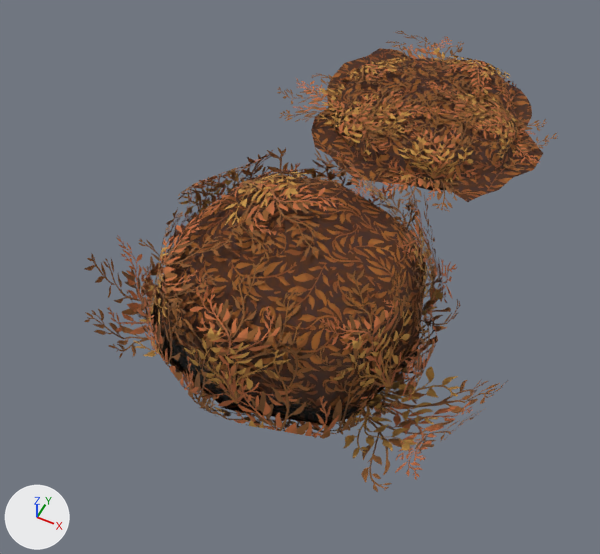
One commit to the Blender file LowPoly_Asset_Blend/Bush_small.blend: the scene before it, then after it.
Camera for both pictures: a camera (50 mm lens) standing at (3.4, -12.08, 9.52) and looking at (-0.41, -4.47, 0.0). Arrows for +X, +Y and +Z are at lower left; the lights stay in place.
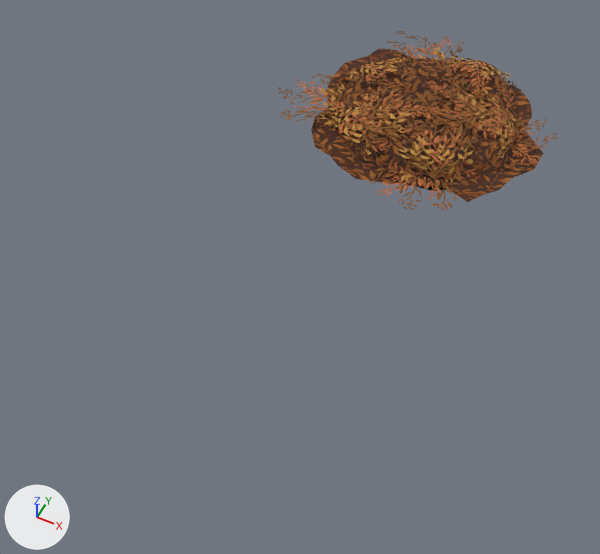
Diff of the bpy script that builds the scene:
```diff
--- a/LowPoly_Asset_Blend/Bush_small.blend.py
+++ b/LowPoly_Asset_Blend/Bush_small.blend.py
@@ ob_cube_001 @@
-ob_cube_001 = bpy.data.objects.new('Cube.001', me_cube_002)
@@ ob_plane_001 @@
-ob_plane_001 = bpy.data.objects.new('Plane.001', me_plane)
@@ ob_plane_002 @@
-ob_plane_002 = bpy.data.objects.new('Plane.002', me_plane_001)
@@ ob_plane_003 @@
-ob_plane_003 = bpy.data.objects.new('Plane.003', me_plane_002)
@@ ob_plane_004 @@
-ob_plane_004 = bpy.data.objects.new('Plane.004', me_plane_003)
@@ ob_plane_005 @@
-ob_plane_005 = bpy.data.objects.new('Plane.005', me_plane_004)
@@ ob_plane_006 @@
-ob_plane_006 = bpy.data.objects.new('Plane.006', me_plane_005)
@@ ob_plane_007 @@
-ob_plane_007 = bpy.data.objects.new('Plane.007', me_plane_006)
@@ ob_plane_008 @@
-ob_plane_008 = bpy.data.objects.new('Plane.008', me_plane_007)
@@ ob_plane_009 @@
-ob_plane_009 = bpy.data.objects.new('Plane.009', me_plane_009)
@@ ob_plane_010 @@
-ob_plane_010 = bpy.data.objects.new('Plane.010', me_plane_010)
@@ ob_plane_011 @@
-ob_plane_011 = bpy.data.objects.new('Plane.011', me_plane_011)
@@ ob_plane_012 @@
-ob_plane_012 = bpy.data.objects.new('Plane.012', me_plane_012)
@@ ob_plane_013 @@
-ob_plane_013 = bpy.data.objects.new('Plane.013', me_plane_013)
@@ ob_plane_014 @@
-ob_plane_014 = bpy.data.objects.new('Plane.014', me_plane_014)
@@ ob_plane_015 @@
-ob_plane_015 = bpy.data.objects.new('Plane.015', me_plane_015)
@@ ob_plane_016 @@
-ob_plane_016 = bpy.data.objects.new('Plane.016', me_plane_016)
@@ ob_plane_017 @@
-ob_plane_017 = bpy.data.objects.new('Plane.017', me_plane_017)
@@ ob_plane_018 @@
-ob_plane_018 = bpy.data.objects.new('Plane.018', me_plane_018)
```

What differs and where, as boxes [x1, y1, x2, y2] in the pictures (600 x 554 px):
'Cube.001', deleted: before [151, 174, 427, 425]
'Plane.008', deleted (brown): before [172, 263, 304, 406]
'Plane.017', deleted (brown): before [300, 349, 506, 492]
'Plane.009', deleted (brown): before [316, 266, 426, 411]
'Plane.006', deleted (brown): before [192, 347, 371, 439]
'Plane.015', deleted (brown): before [202, 169, 345, 263]
'Plane.016', deleted (brown): before [84, 235, 170, 358]
'Plane.011', deleted (brown): before [148, 211, 232, 354]
'Plane.007', deleted (brown): before [127, 282, 267, 420]
'Plane.005', deleted (brown): before [363, 266, 438, 418]
'Plane.010', deleted (brown): before [387, 177, 436, 324]
'Plane.004', deleted (brown): before [402, 186, 461, 331]
'Plane.012', deleted (brown): before [171, 151, 273, 239]
'Plane.014', deleted (brown): before [310, 136, 406, 225]
'Plane.001', deleted (brown): before [141, 188, 201, 320]
'Plane.002', deleted (brown): before [183, 154, 300, 222]
'Plane.003', deleted: before [275, 160, 416, 232]
'Plane.013', deleted: before [239, 160, 351, 183]
'Plane.018', deleted: before [228, 147, 354, 192]
